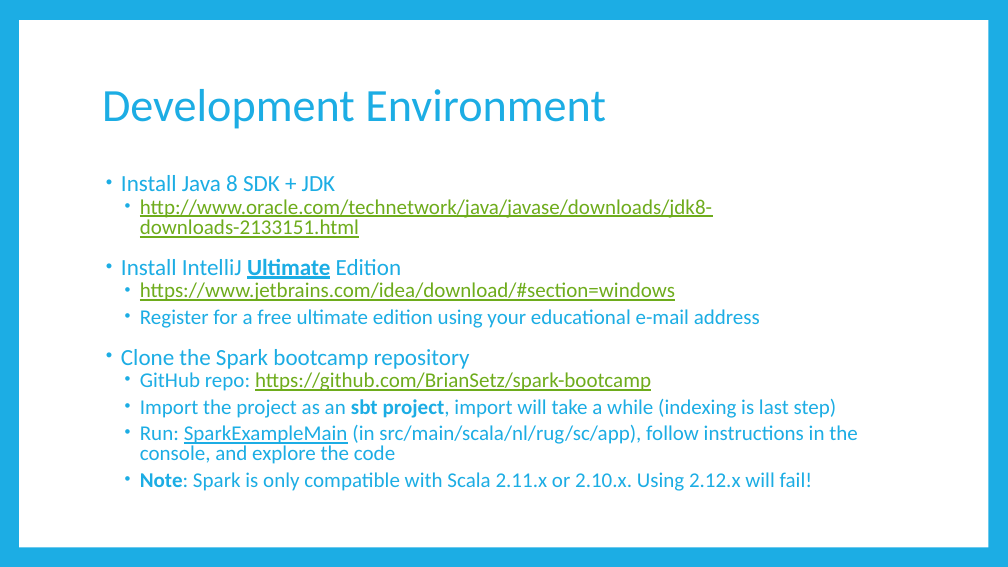
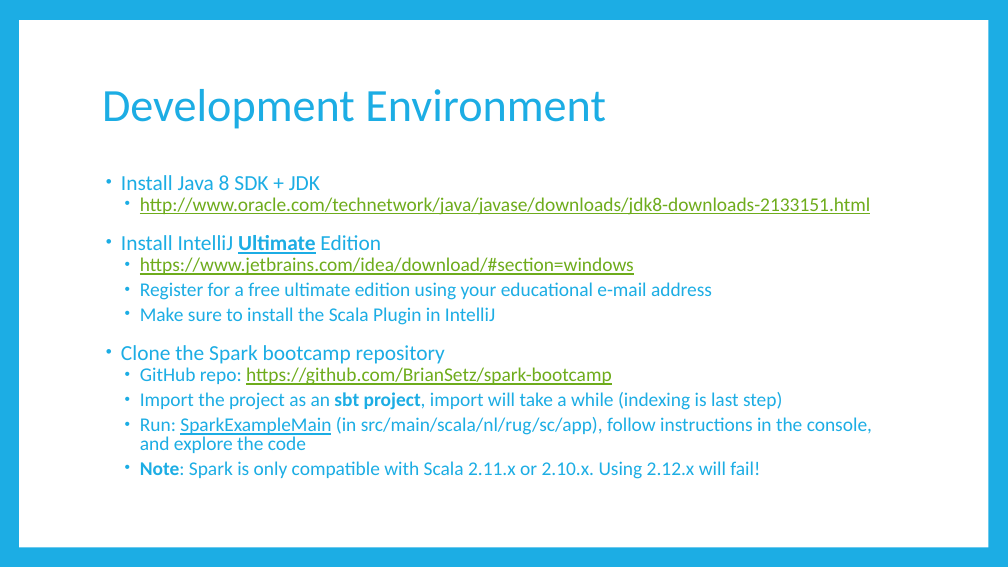
Before and after one commit to BrianSetz/spark-bootcamp, a slide deck: slide 7 of slides/Apache Spark Bootcamp.pptx. Drawn at 1008x567 pixels with LibreOffice and Linux fonts; fonts in the diff are those of the drawing. Boxes give left, top, right and bottom in pixels: in the first picture for what was removed or moved away, otherwise in the second. Text is boxed around its words. In the diff, an @@ line names an element or a change of style, - is before the commit and + after.

Commit message:
Updated slides and project

```diff
--- a/slides/Apache Spark Bootcamp.pptx
+++ b/slides/Apache Spark Bootcamp.pptx
@@ text at (121, 175, 872, 479): size 22 to 20.4 pt in "Install Java 8 SDK + JDK", "Install IntelliJ Ultimate Edition", "Clone the Spark bootcamp repository"; size 20 to 18.5 pt in "http://www.oracle.com/technetwork/java/javase/downloads/jdk8 ...", "https://www.jetbrains.com/idea/download/#section=windows", "Register for a free ultimate edition using ...", "GitHub repo: https://github.com/BrianSetz/spark-bootcamp" and 3 more places @@
@@ text at (140, 307, 495, 325): paragraph added @@
+  • Make sure to install the Scala Plugin in IntelliJ
```
Also in this commit, not shown: 1 other slide changed, 2 slides added, 1 other file.
